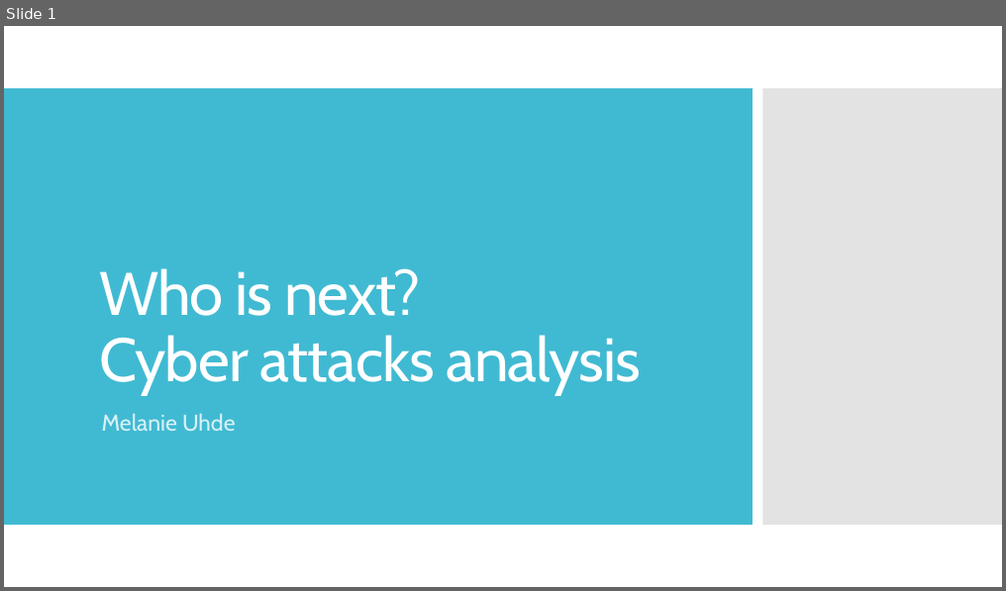
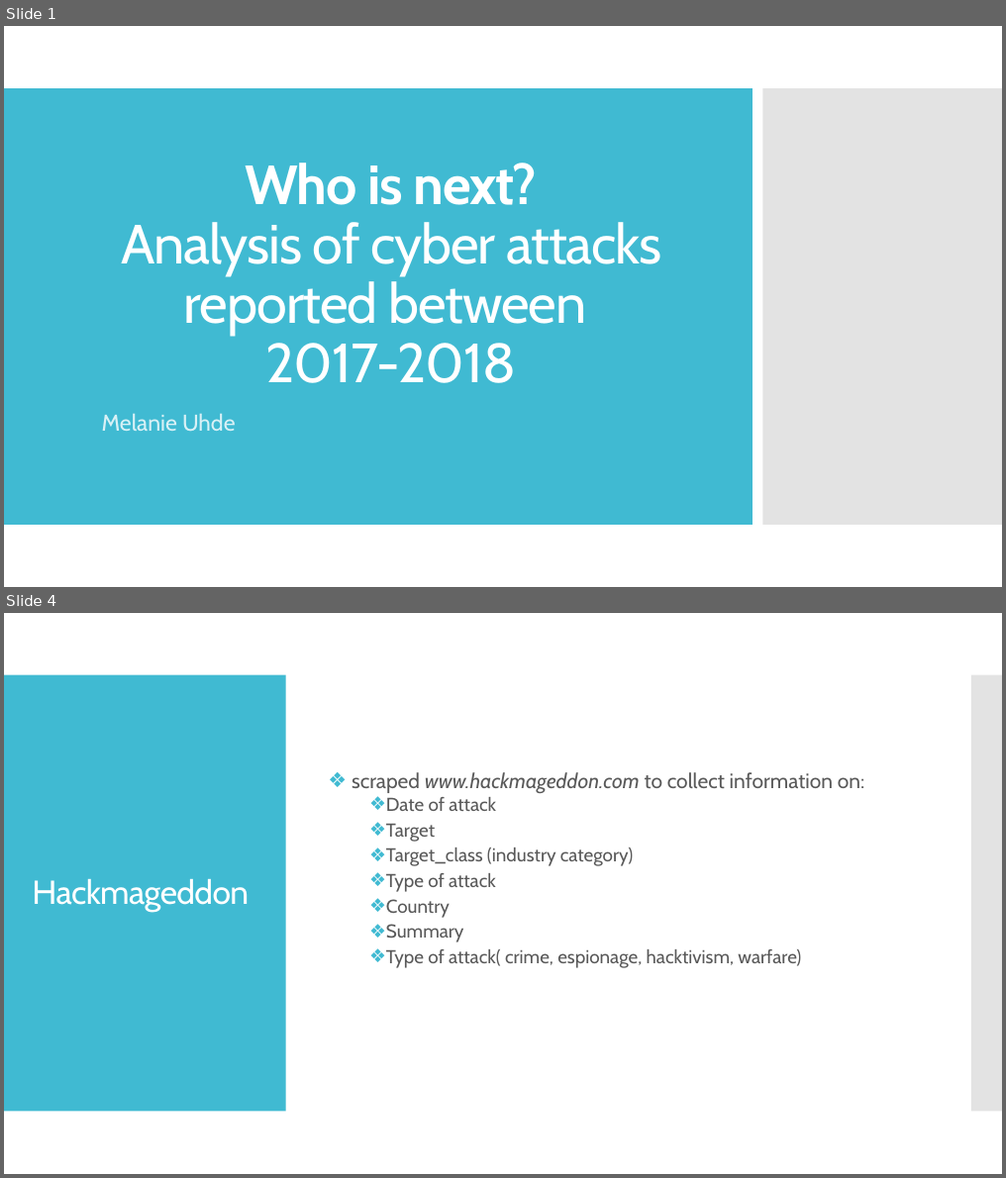
Before and after one commit to MelanieU/cyberattacks_in_healthcare, a slide deck: Analysis/hackmageddon_presentation.pptx. Shown one above the other, each under a label of ours: slide 1 before the commit, slides 1 and 4 after it; the slides between them are not shown. The pictures are 1006x591 and 1006x1178 pixels, drawn with LibreOffice and Linux fonts; fonts in the diff are those of the drawing. Boxes give left, top, right and bottom in pixels: in the first picture for what was removed or moved away, otherwise in the second. Text is boxed around its words. In the diff, an @@ line names an element or a change of style, - is before the commit and + after.

```diff
--- a/Analysis/hackmageddon_presentation.pptx
+++ b/Analysis/hackmageddon_presentation.pptx
@@ slide 4 added at (x1=4, y1=613, x2=1002, y2=1174), background #FFFFFF @@
@@ rectangle added at (x1=4, y1=675, x2=286, y2=1112), fill #40BAD2 @@
@@ rectangle added at (x1=971, y1=675, x2=1002, y2=1112), fill #C8C8C8 at 50% opacity @@
@@ text added at (x1=351, y1=772, x2=865, y2=968), 18 pt, text #595959 @@
+❖ scraped www.hackmageddon.com to collect information on:
+  ❖ Date of attack
+  ❖ Target
+  ❖ Target_class (industry category)
+  ❖ Type of attack
+  ❖ Country
+  ❖ Summary
+  ❖ Type of attack( crime, espionage, hacktivism, warfare)
@@ title added at (x1=32, y1=879, x2=249, y2=912), 32 pt, text #FFFFFF @@
+Hackmageddon
@@ slide 1 changed as well @@
@@ title at (x1=121, y1=163, x2=662, y2=383): text changed; size 59 to 53.1 pt @@
-Who is next?
-Cyber attacks analysis
+Who is next?
+Analysis of cyber attacks reported between
+2017-2018
```
Also in this commit, not shown: 11 other slides added, 6 slides removed.
